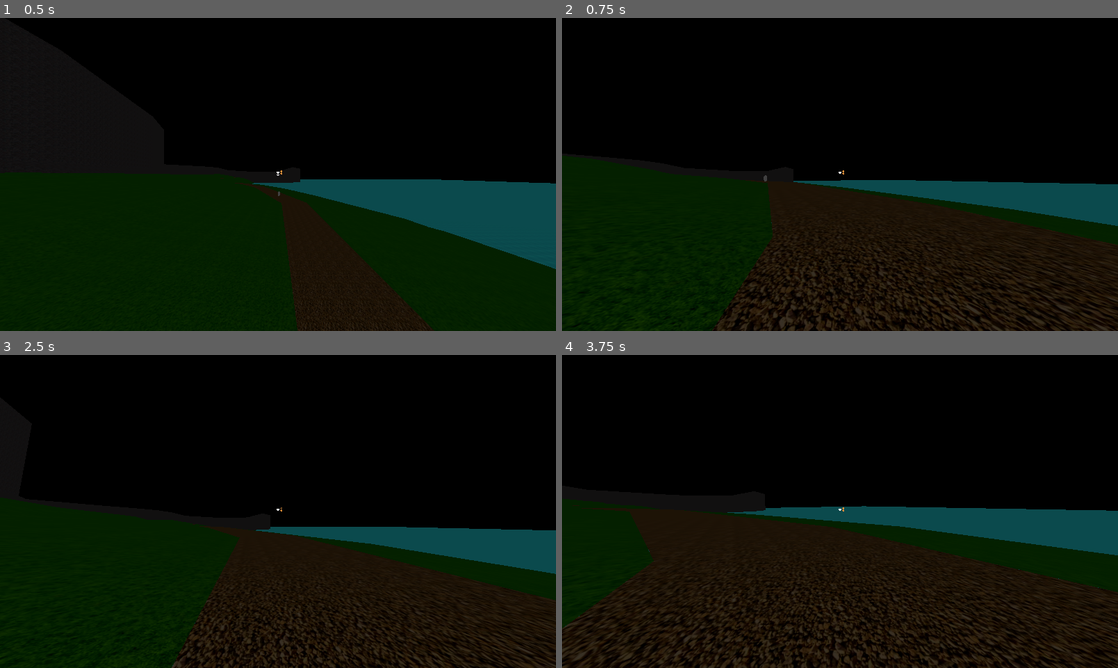
Above: before the commit, frames 1-4 (two rows, left to right).
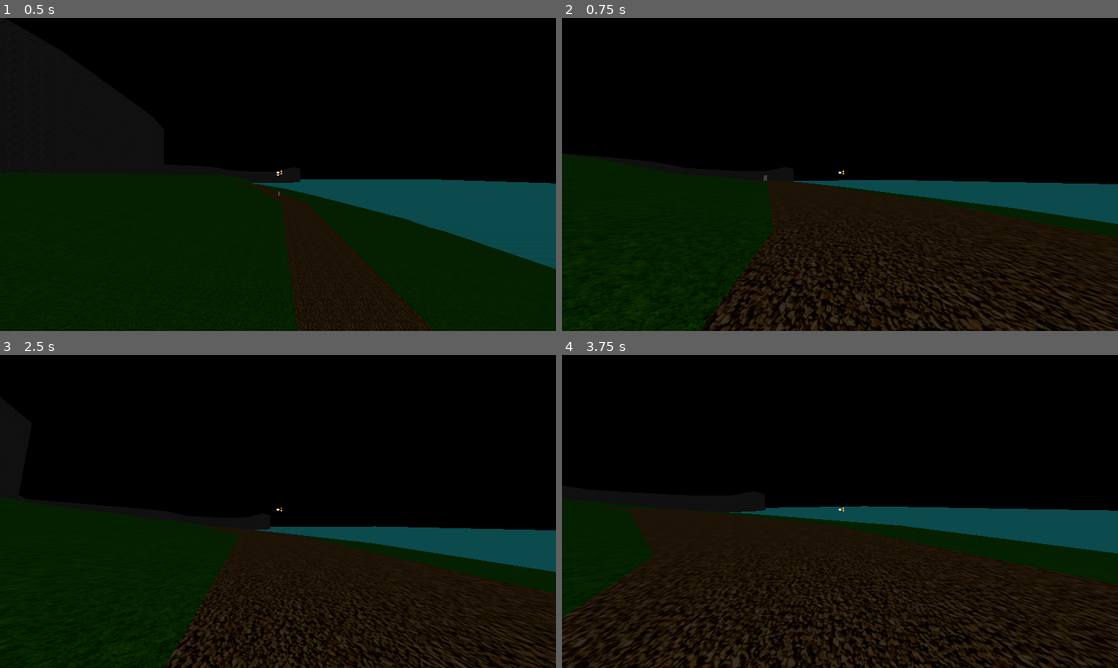
Above: after the commit, the same moments.

Repository: SebastianS-HTL/Magic-Potion-Project
Game: Godot game, scene res://node_3d.tscn
The game is run twice, just before and just after one commit, with the same random seed, the same clock (stepped at 60 frames per second) and the same inputs.
Inputs (mouse positions are in pixels of both pictures, inside the frame that each line leads up to):
- Up to frame 1 (0.5 s): no input
- Up to frame 2 (0.75 s): move the mouse to (867, 174) at 0.52 s; hold W (move_forward) from 0.53 s (still down); hold Ctrl (ctrl) from 0.53 s (still down)
- Up to frame 3 (2.5 s): keep holding W (move_forward); tap Space (jump) at 0.77, 1.52 s; move the mouse to (250, 511) at 1.27 s; release Ctrl (ctrl) at 1.28 s; tap Ctrl (ctrl) at 1.35 s; move the mouse to (289, 505) at 2.02 s; hold Ctrl (ctrl) from 2.03 s (still down); tap Shift (shift) at 2.1 s
- Up to frame 4 (3.75 s): keep holding W (move_forward); move the mouse to (834, 517) at 2.77 s; release Ctrl (ctrl) at 2.78 s; tap Ctrl (ctrl) at 2.85 s; tap Space (jump) at 3.02 s; move the mouse to (878, 514) at 3.52 s; hold Ctrl (ctrl) from 3.53 s (still down)

Frame 1 is identical in both runs. In frame 2, 5.0% of the frame differs, in the area x 2-100%, y 50-100%; in frame 3, 3.4%; in frame 4, 6.4%, in the area x 0-100%, y 48-100%.

Commit message:
make sliding smoother

Diff:
--- a/camera_3d.gd
+++ b/camera_3d.gd
@@ -23,7 +23,6 @@
 	#screenshake
 	if shaking:
 		if timer > 0:
-			print(timer)
 			timer -= delta
 
 			var rng = RandomNumberGenerator.new()
@@ -38,6 +37,20 @@
 	else:
 		shaking = false
 
+	#sliding
+	if get_parent().get_parent().is_sliding:
+		if get_v_offset() >= -1.9:
+			set_v_offset(get_v_offset()-0.25)
+		else:
+			set_v_offset(-2)
+	else:
+		if get_v_offset() <= -0.1:
+			set_v_offset(get_v_offset()+0.25)
+		else:
+			set_v_offset(0)
+
+	print(get_v_offset())
+
 func do_screen_shake(time,intensitivity):
 	shaking = true
 	timer = time
--- a/character_body_3d.gd
+++ b/character_body_3d.gd
@@ -255,7 +255,6 @@
 func impact():
 	camera.do_screen_shake(0.1,0.7)
 	extra_jump_height += extra_jump_height_increase
-	#print("n-word goes boom")
 
 	var gp_impact_area = get_child(3)  # assume the Area3D node is a child of the player
 
@@ -270,9 +269,6 @@
 	slide.play()
 	is_sliding = true
 	slide_direction = direction
-
-	# Lower the camera position
-	camera.v_offset = -1
 
 func stop_slide():
 	is_sliding = false
